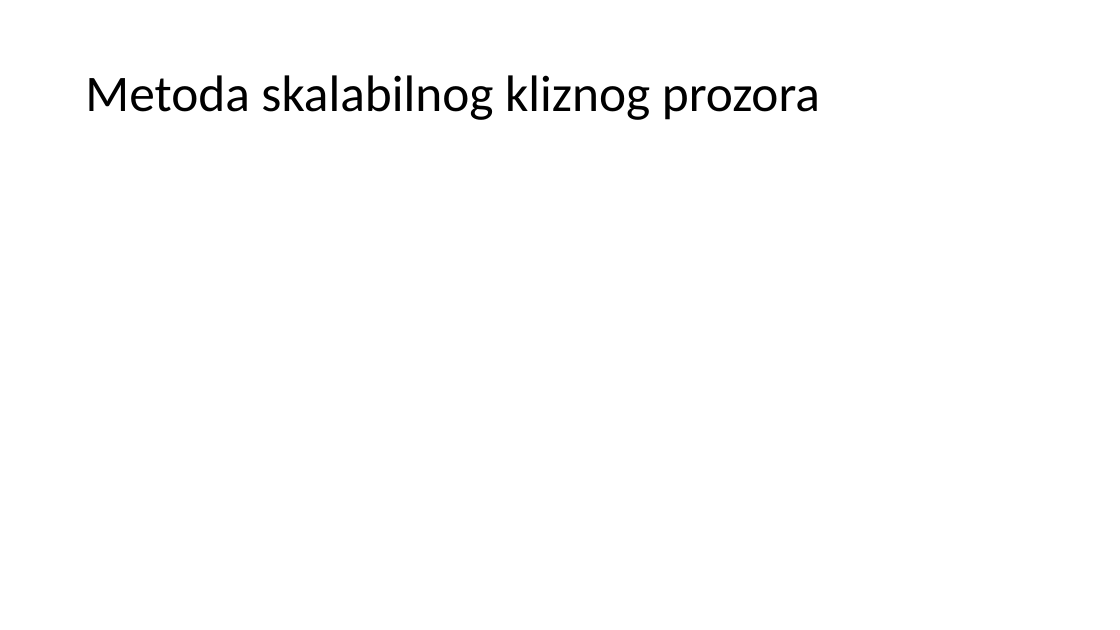
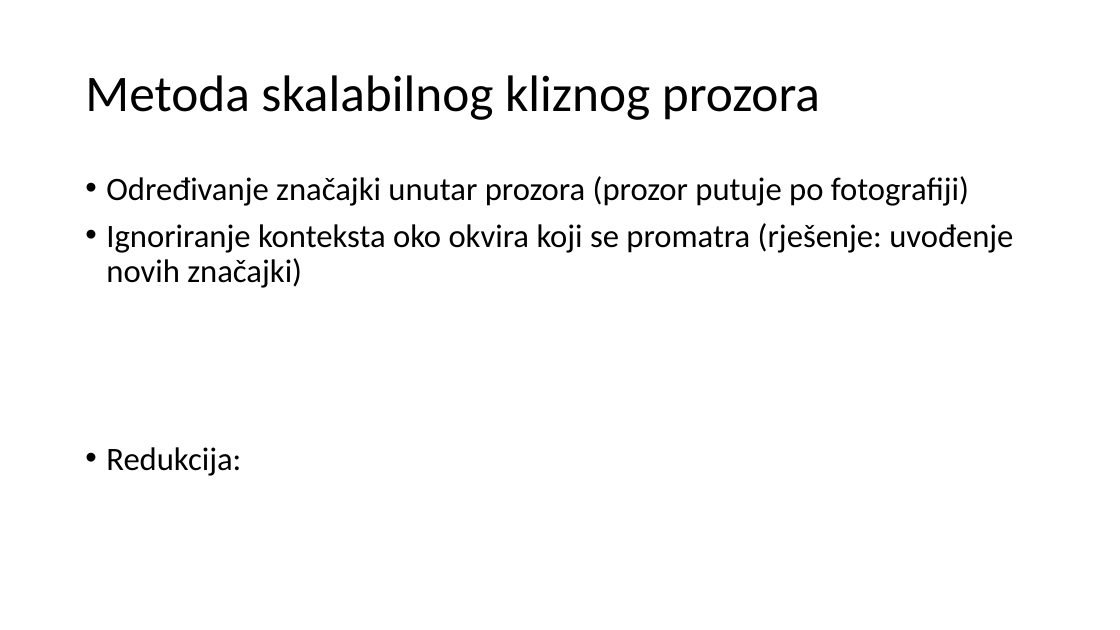
Before and after one commit to imih/uzorci-projekt, a slide deck: slide 5 of prezentacija-glavna.pptx. Drawn at 1120x630 pixels with LibreOffice and Linux fonts; fonts in the diff are those of the drawing. Boxes give left, top, right and bottom in pixels: in the first picture for what was removed or moved away, otherwise in the second. Text is boxed around its words. In the diff, an @@ line names an element or a change of style, - is before the commit and + after.

```diff
--- a/prezentacija-glavna.pptx
+++ b/prezentacija-glavna.pptx
@@ text added at [106, 176, 1013, 476], 28 pt, text #000000 @@
+• Određivanje značajki unutar prozora (prozor putuje po fotografiji)
+• Ignoriranje konteksta oko okvira koji se promatra (rješenje: uvođenje novih značajki)
+• Redukcija:
```
Also in this commit, not shown: 2 other slides changed.
